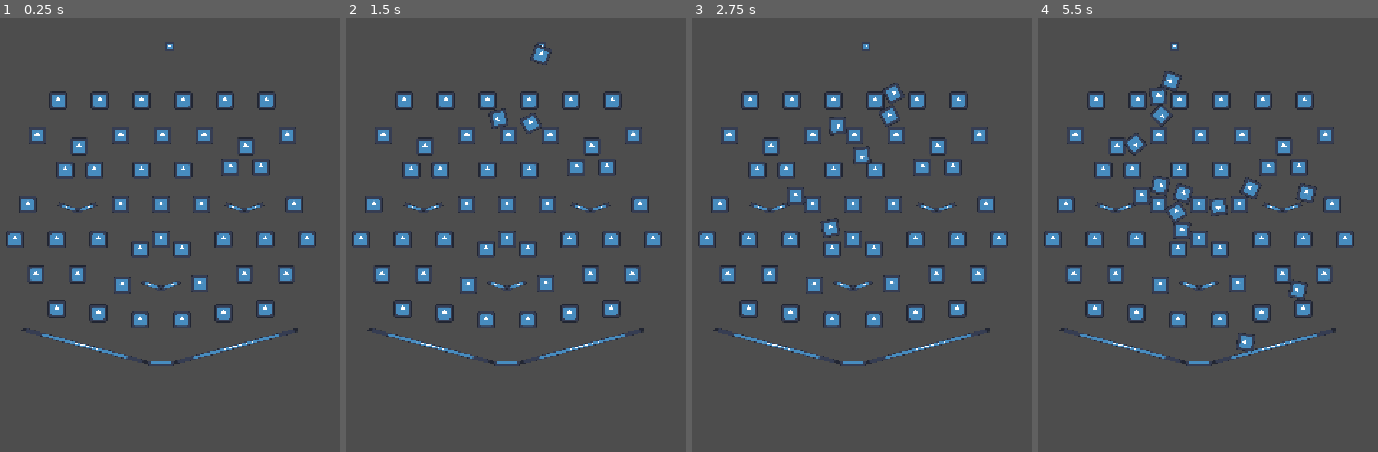
Above: before the commit, frames 1-4 (left to right).
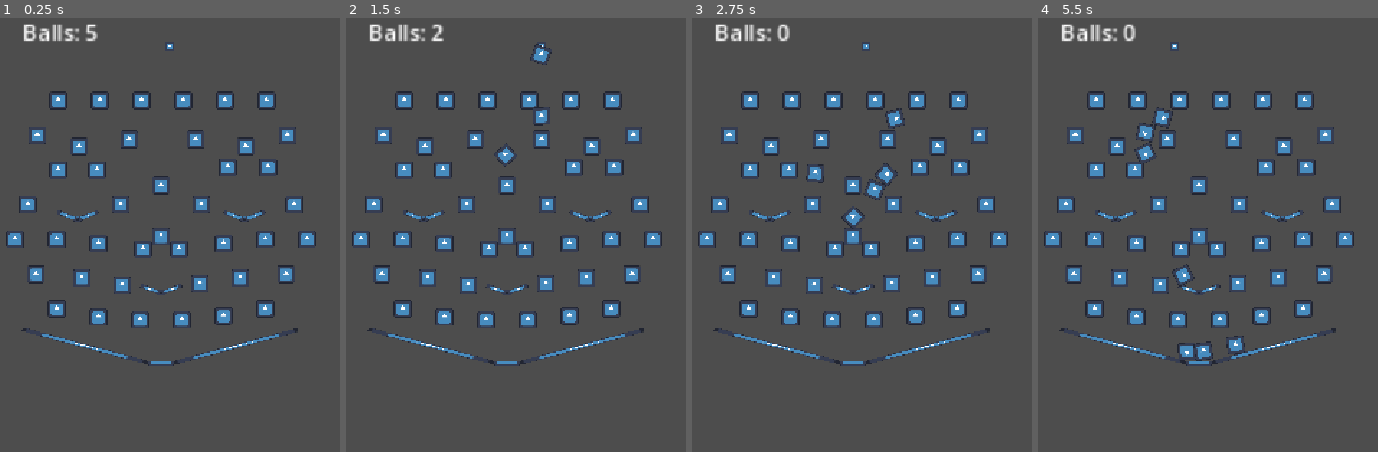
Above: after the commit, the same moments.

Repository: GunterJr/game-jam-sept
Game: Godot game, scene res://board.tscn
Same seed, same stepped clock (60 frames per second), same inputs: the game is played once before the commit and once after it. The engine's default icon, where the game draws it, is replaced by a stand-in: a white triangle on a blue panel in a dark square.
Inputs:
- Up to frame 1 (0.25 s): no input
- Up to frame 2 (1.5 s): tap Enter (ui_accept) at 0.5, 1.35 s; hold Enter (ui_accept) 0.53-1.28 s
- Up to frame 3 (2.75 s): tap Enter (ui_accept) at 1.52, 1.82 s; hold Enter (ui_accept) from 2.03 s (still down)
- Up to frame 4 (5.5 s): release Enter (ui_accept) at 2.78 s; tap Enter (ui_accept) at 2.85, 3.02, 3.32, 4.35, 4.52, 4.82 s; hold Enter (ui_accept) 3.53-4.28 s; hold Enter (ui_accept) from 5.03 s (still down)

The runs differ from the first frame. In frame 1, 3.4% of the frame differs, in the area x 6-82%, y 1-71%; in frame 2, 3.9%; in frame 3, 4.6%; in frame 4, 5.7%, in the area x 6-83%, y 1-80%.

Commit message:
add ball count and final board.

Diff:
--- a/BallDropper.gd
+++ b/BallDropper.gd
@@ -1,22 +1,24 @@
 extends Node2D
+class_name BallDropper
 
 @export var oscAmount: float
 @export var dropHeight: float
-@export var PachinkoBall: PackedScene
+@export var pachinkoBall: PackedScene
 
 var time = 0
 
-var isDropped = false
+var pachinkoBallsCount = 5
 
 func _process(delta: float) -> void:
-	if (!isDropped):
-		time += delta
-		position = Vector2(sin(time) * oscAmount, dropHeight)
+	time += delta
+	position = Vector2(sin(time) * oscAmount, dropHeight)
+	$"../BallCount".text = "Balls: " + str(pachinkoBallsCount)
 
 func _input(event: InputEvent) -> void:
 	# Check for specific action events
-	if event.is_action_pressed("ui_accept") && !isDropped:
-		# isDropped = true
-		var ball = PachinkoBall.instantiate();
+	if event.is_action_pressed("ui_accept") && pachinkoBallsCount > 0:
+		pachinkoBallsCount -= 1
+		var ball = pachinkoBall.instantiate();
 		get_tree().root.add_child(ball)
+		ball.ballDropper = self
 		ball.position = position
--- a/PachinkoBall.gd
+++ b/PachinkoBall.gd
@@ -1,8 +1,8 @@
 extends RigidBody2D
+class_name PachinkoBall
 
 @export var fallingGravity: float
-
-var isDropped = false
+var ballDropper : BallDropper
 
 func _ready():
 	angular_velocity = randf_range(-5.0, 5.0)
--- /dev/null
+++ b/PachinkoBowl.gd
@@ -0,0 +1,10 @@
+extends Node2D
+
+@export var area2D: Area2D
+@export var scoreAmount: int
+
+func _on_body_entered(body: Node2D) -> void:
+	await get_tree().create_timer(1).timeout
+	if is_instance_valid(body) && area2D.overlaps_body(body):
+		(body as PachinkoBall).ballDropper.pachinkoBallsCount += scoreAmount
+		body.queue_free()
--- a/board.tscn
+++ b/board.tscn
@@ -3,6 +3,7 @@
 [ext_resource type="Script" uid="uid://d31k642v7cab" path="res://BallDropper.gd" id="1_8l818"]
 [ext_resource type="PackedScene" uid="uid://dc77ep4i1jpjv" path="res://ball.tscn" id="1_psm7c"]
 [ext_resource type="Texture2D" uid="uid://33n2kjhmvpnu" path="res://icon.svg" id="2_psm7c"]
+[ext_resource type="Script" uid="uid://wjccowlxq7fk" path="res://PachinkoBowl.gd" id="5_mgc1s"]
 [ext_resource type="PackedScene" uid="uid://c3nxjqhl4goiw" path="res://pachinko_bowl.tscn" id="5_vf5bc"]
 
 [sub_resource type="RectangleShape2D" id="RectangleShape2D_qdft7"]
@@ -17,17 +18,26 @@
 [sub_resource type="RectangleShape2D" id="RectangleShape2D_jqgjh"]
 size = Vector2(93.15756, 3)
 
+[sub_resource type="CircleShape2D" id="CircleShape2D_rq8yp"]
+radius = 4.0
+
 [node name="Board" type="Node2D" unique_id=997364691]
 
 [node name="Camera2D" type="Camera2D" parent="." unique_id=531195904]
 zoom = Vector2(2, 2)
+
+[node name="BallCount" type="Label" parent="." unique_id=1143465803]
+offset_left = -100.0
+offset_top = -152.0
+offset_right = -60.0
+offset_bottom = -129.0
 
 [node name="BallDropper" type="Node2D" parent="." unique_id=472102467]
 position = Vector2(0, -130)
 script = ExtResource("1_8l818")
 oscAmount = 25.0
 dropHeight = -130.0
-PachinkoBall = ExtResource("1_psm7c")
+pachinkoBall = ExtResource("1_psm7c")
 
 [node name="Sprite2D" type="Sprite2D" parent="BallDropper" unique_id=365867069]
 scale = Vector2(0.05, 0.05)
@@ -44,13 +54,16 @@
 shape = SubResource("RectangleShape2D_qdft7")
 
 [node name="Bowl2" parent="." unique_id=1322086355 instance=ExtResource("5_vf5bc")]
-position = Vector2(-60, -20)
+position = Vector2(-60, -14)
+scoreAmount = 3
 
 [node name="Bowl3" parent="." unique_id=1609134897 instance=ExtResource("5_vf5bc")]
-position = Vector2(60, -20)
+position = Vector2(60, -14)
+scoreAmount = 3
 
 [node name="Bowl4" parent="." unique_id=283252032 instance=ExtResource("5_vf5bc")]
-position = Vector2(0, 36)
+position = Vector2(0, 39)
+scoreAmount = 10
 
 [node name="StaticBody2D" type="StaticBody2D" parent="." unique_id=2074507176]
 position = Vector2(16, 0)
@@ -106,16 +119,8 @@
 [node name="StaticBody2D2" type="StaticBody2D" parent="." unique_id=1870906109]
 position = Vector2(1, 25)
 
-[node name="CollisionShape2D" type="CollisionShape2D" parent="StaticBody2D2" unique_id=704427536]
-position = Vector2(0, -91)
-shape = SubResource("CircleShape2D_qdft7")
-
-[node name="Sprite2D" type="Sprite2D" parent="StaticBody2D2/CollisionShape2D" unique_id=1738385074]
-scale = Vector2(0.1, 0.1)
-texture = ExtResource("2_psm7c")
-
 [node name="CollisionShape2D2" type="CollisionShape2D" parent="StaticBody2D2" unique_id=207824499]
-position = Vector2(-30, -91)
+position = Vector2(-24, -88)
 shape = SubResource("CircleShape2D_qdft7")
 
 [node name="Sprite2D" type="Sprite2D" parent="StaticBody2D2/CollisionShape2D2" unique_id=410538393]
@@ -139,7 +144,7 @@
 texture = ExtResource("2_psm7c")
 
 [node name="CollisionShape2D4" type="CollisionShape2D" parent="StaticBody2D2" unique_id=700836500]
-position = Vector2(30, -91)
+position = Vector2(24, -88)
 shape = SubResource("CircleShape2D_qdft7")
 
 [node name="Sprite2D" type="Sprite2D" parent="StaticBody2D2/CollisionShape2D4" unique_id=1323709457]
@@ -165,24 +170,8 @@
 [node name="StaticBody2D3" type="StaticBody2D" parent="." unique_id=1294018697]
 position = Vector2(16, 50)
 
-[node name="CollisionShape2D" type="CollisionShape2D" parent="StaticBody2D3" unique_id=1550275803]
-position = Vector2(0, -91)
-shape = SubResource("CircleShape2D_qdft7")
-
-[node name="Sprite2D" type="Sprite2D" parent="StaticBody2D3/CollisionShape2D" unique_id=347205219]
-scale = Vector2(0.1, 0.1)
-texture = ExtResource("2_psm7c")
-
-[node name="CollisionShape2D2" type="CollisionShape2D" parent="StaticBody2D3" unique_id=505404721]
-position = Vector2(-30, -91)
-shape = SubResource("CircleShape2D_qdft7")
-
-[node name="Sprite2D" type="Sprite2D" parent="StaticBody2D3/CollisionShape2D2" unique_id=124957145]
-scale = Vector2(0.1, 0.1)
-texture = ExtResource("2_psm7c")
-
 [node name="CollisionShape2D3" type="CollisionShape2D" parent="StaticBody2D3" unique_id=103029539]
-position = Vector2(-64, -91)
+position = Vector2(-62, -91)
 shape = SubResource("CircleShape2D_qdft7")
 
 [node name="Sprite2D" type="Sprite2D" parent="StaticBody2D3/CollisionShape2D3" unique_id=640406283]
@@ -190,7 +179,7 @@
 texture = ExtResource("2_psm7c")
 
 [node name="CollisionShape2D7" type="CollisionShape2D" parent="StaticBody2D3" unique_id=1922673321]
-position = Vector2(-85, -91)
+position = Vector2(-90, -91)
 shape = SubResource("CircleShape2D_qdft7")
 
 [node name="Sprite2D" type="Sprite2D" parent="StaticBody2D3/CollisionShape2D7" unique_id=1347064604]
@@ -198,7 +187,7 @@
 texture = ExtResource("2_psm7c")
 
 [node name="CollisionShape2D4" type="CollisionShape2D" parent="StaticBody2D3" unique_id=573120970]
-position = Vector2(34, -93)
+position = Vector2(32, -93)
 shape = SubResource("CircleShape2D_qdft7")
 
 [node name="Sprite2D" type="Sprite2D" parent="StaticBody2D3/CollisionShape2D4" unique_id=439637950]
@@ -206,7 +195,7 @@
 texture = ExtResource("2_psm7c")
 
 [node name="CollisionShape2D5" type="CollisionShape2D" parent="StaticBody2D3" unique_id=1165568411]
-position = Vector2(56, -93)
+position = Vector2(61, -93)
 shape = SubResource("CircleShape2D_qdft7")
 
 [node name="Sprite2D" type="Sprite2D" parent="StaticBody2D3/CollisionShape2D5" unique_id=1930861883]
@@ -217,7 +206,7 @@
 position = Vector2(0, 75)
 
 [node name="CollisionShape2D" type="CollisionShape2D" parent="StaticBody2D4" unique_id=1026614398]
-position = Vector2(0, -91)
+position = Vector2(0, -105)
 shape = SubResource("CircleShape2D_qdft7")
 
 [node name="Sprite2D" type="Sprite2D" parent="StaticBody2D4/CollisionShape2D" unique_id=574548440]
@@ -260,7 +249,7 @@
 position = Vector2(15, 100)
 
 [node name="CollisionShape2D" type="CollisionShape2D" parent="StaticBody2D5" unique_id=1725106966]
-position = Vector2(0, -84)
+position = Vector2(-2, -84)
 shape = SubResource("CircleShape2D_qdft7")
 
 [node name="Sprite2D" type="Sprite2D" parent="StaticBody2D5/CollisionShape2D" unique_id=727499587]
@@ -268,7 +257,7 @@
 texture = ExtResource("2_psm7c")
 
 [node name="CollisionShape2D2" type="CollisionShape2D" parent="StaticBody2D5" unique_id=1223927636]
-position = Vector2(-30, -84)
+position = Vector2(-28, -84)
 shape = SubResource("CircleShape2D_qdft7")
 
 [node name="Sprite2D" type="Sprite2D" parent="StaticBody2D5/CollisionShape2D2" unique_id=1996778978]
@@ -276,7 +265,7 @@
 texture = ExtResource("2_psm7c")
 
 [node name="CollisionShape2D3" type="CollisionShape2D" parent="StaticBody2D5" unique_id=2051377591]
-position = Vector2(-60, -91)
+position = Vector2(-60, -88)
 shape = SubResource("CircleShape2D_qdft7")
 
 [node name="Sprite2D" type="Sprite2D" parent="StaticBody2D5/CollisionShape2D3" unique_id=335214865]
@@ -292,7 +281,7 @@
 texture = ExtResource("2_psm7c")
 
 [node name="CollisionShape2D4" type="CollisionShape2D" parent="StaticBody2D5" unique_id=162443117]
-position = Vector2(30, -91)
+position = Vector2(30, -88)
 shape = SubResource("CircleShape2D_qdft7")
 
 [node name="Sprite2D" type="Sprite2D" parent="StaticBody2D5/CollisionShape2D4" unique_id=1934467138]
@@ -327,7 +316,7 @@
 position = Vector2(0, 125)
 
 [node name="CollisionShape2D" type="CollisionShape2D" parent="StaticBody2D6" unique_id=675002891]
-position = Vector2(0, -116)
+position = Vector2(0, -118)
 shape = SubResource("CircleShape2D_qdft7")
 
 [node name="Sprite2D" type="Sprite2D" parent="StaticBody2D6/CollisionShape2D" unique_id=451468940]
@@ -343,7 +332,7 @@
 texture = ExtResource("2_psm7c")
 
 [node name="CollisionShape2D3" type="CollisionShape2D" parent="StaticBody2D6" unique_id=1652516152]
-position = Vector2(-60, -91)
+position = Vector2(-57, -88)
 shape = SubResource("CircleShape2D_qdft7")
 
 [node name="Sprite2D" type="Sprite2D" parent="StaticBody2D6/CollisionShape2D3" unique_id=1194566896]
@@ -367,7 +356,7 @@
 texture = ExtResource("2_psm7c")
 
 [node name="CollisionShape2D5" type="CollisionShape2D" parent="StaticBody2D6" unique_id=1810962435]
-position = Vector2(60, -91)
+position = Vector2(57, -88)
 shape = SubResource("CircleShape2D_qdft7")
 
 [node name="Sprite2D" type="Sprite2D" parent="StaticBody2D6/CollisionShape2D5" unique_id=1828751580]
@@ -402,7 +391,7 @@
 texture = ExtResource("2_psm7c")
 
 [node name="CollisionShape2D3" type="CollisionShape2D" parent="StaticBody2D7" unique_id=238087960]
-position = Vector2(-60, -88)
+position = Vector2(-60, -85)
 shape = SubResource("CircleShape2D_qdft7")
 
 [node name="Sprite2D" type="Sprite2D" parent="StaticBody2D7/CollisionShape2D3" unique_id=105245780]
@@ -418,7 +407,7 @@
 texture = ExtResource("2_psm7c")
 
 [node name="CollisionShape2D4" type="CollisionShape2D" parent="StaticBody2D7" unique_id=255514664]
-position = Vector2(30, -88)
+position = Vector2(30, -86)
 shape = SubResource("CircleShape2D_qdft7")
 
 [node name="Sprite2D" type="Sprite2D" parent="StaticBody2D7/CollisionShape2D4" unique_id=394981515]
@@ -467,3 +456,14 @@
 rotation = -0.2617994
 scale = Vector2(0.7240641, 0.023437506)
 texture = ExtResource("2_psm7c")
+
+[node name="Hole" type="Area2D" parent="." unique_id=35022782 node_paths=PackedStringArray("area2D")]
+position = Vector2(0, 90)
+script = ExtResource("5_mgc1s")
+area2D = NodePath(".")
+
+[node name="CollisionShape2D" type="CollisionShape2D" parent="Hole" unique_id=1397342831]
+position = Vector2(0, 2)
+shape = SubResource("CircleShape2D_rq8yp")
+
+[connection signal="body_entered" from="Hole" to="Hole" method="_on_body_entered"]
--- a/pachinko_bowl.tscn
+++ b/pachinko_bowl.tscn
@@ -1,21 +1,27 @@
 [gd_scene format=3 uid="uid://c3nxjqhl4goiw"]
 
 [ext_resource type="Texture2D" uid="uid://33n2kjhmvpnu" path="res://icon.svg" id="1_avtbx"]
+[ext_resource type="Script" uid="uid://wjccowlxq7fk" path="res://PachinkoBowl.gd" id="2_dy846"]
 
 [sub_resource type="RectangleShape2D" id="RectangleShape2D_ytma0"]
 size = Vector2(6, 3)
 
 [sub_resource type="RectangleShape2D" id="RectangleShape2D_jqgjh"]
-size = Vector2(3, 10.9396925)
+size = Vector2(3, 13.073755)
 
-[node name="Bowl" type="StaticBody2D" unique_id=283252032]
+[sub_resource type="CircleShape2D" id="CircleShape2D_ytma0"]
+radius = 4.0
+
+[node name="Bowl" type="StaticBody2D" unique_id=283252032 node_paths=PackedStringArray("area2D")]
+script = ExtResource("2_dy846")
+area2D = NodePath("Hole")
 
 [node name="CollisionShape2D" type="CollisionShape2D" parent="." unique_id=889866961]
 position = Vector2(0, 8)
 shape = SubResource("RectangleShape2D_ytma0")
 
 [node name="CollisionShape2D2" type="CollisionShape2D" parent="." unique_id=802886731]
-position = Vector2(-8, 6)
+position = Vector2(-9.002682, 5.6350536)
 rotation = -1.2217305
 shape = SubResource("RectangleShape2D_jqgjh")
 
@@ -30,13 +36,21 @@
 texture = ExtResource("1_avtbx")
 
 [node name="Sprite2D2" type="Sprite2D" parent="." unique_id=930230423]
-position = Vector2(-7, 5.9999995)
+position = Vector2(-7.528803, 5.807531)
 rotation = -1.2217305
-scale = Vector2(0.023437511, 0.11340129)
+scale = Vector2(0.023437511, 0.12219409)
 texture = ExtResource("1_avtbx")
 
 [node name="Sprite2D3" type="Sprite2D" parent="." unique_id=1579619446]
-position = Vector2(7, 6)
+position = Vector2(7.5806627, 5.788656)
 rotation = 1.2217305
-scale = Vector2(0.023437511, 0.11340129)
+scale = Vector2(0.023437511, 0.123056434)
 texture = ExtResource("1_avtbx")
+
+[node name="Hole" type="Area2D" parent="." unique_id=1771485590]
+
+[node name="CollisionShape2D" type="CollisionShape2D" parent="Hole" unique_id=1834116306]
+position = Vector2(0, 2)
+shape = SubResource("CircleShape2D_ytma0")
+
+[connection signal="body_entered" from="Hole" to="." method="_on_body_entered"]
Not shown, added: PachinkoBowl.gd.uid
